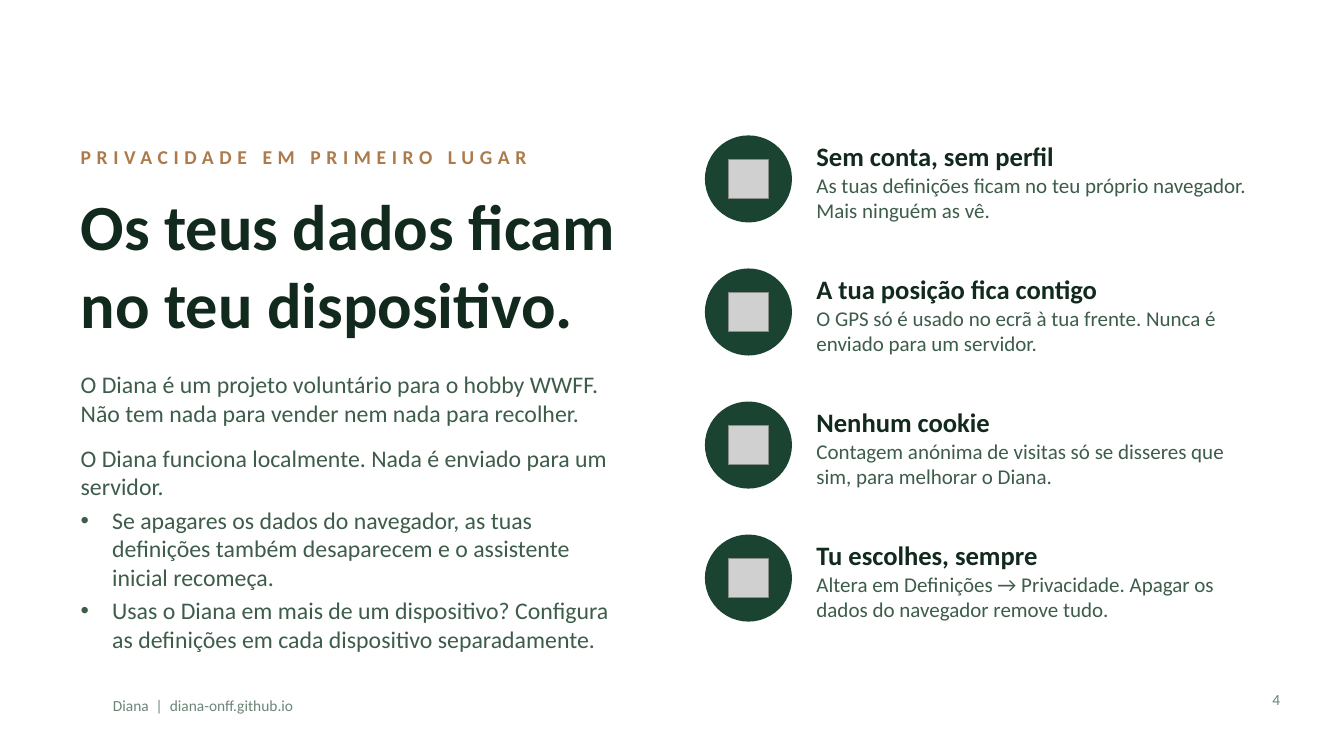
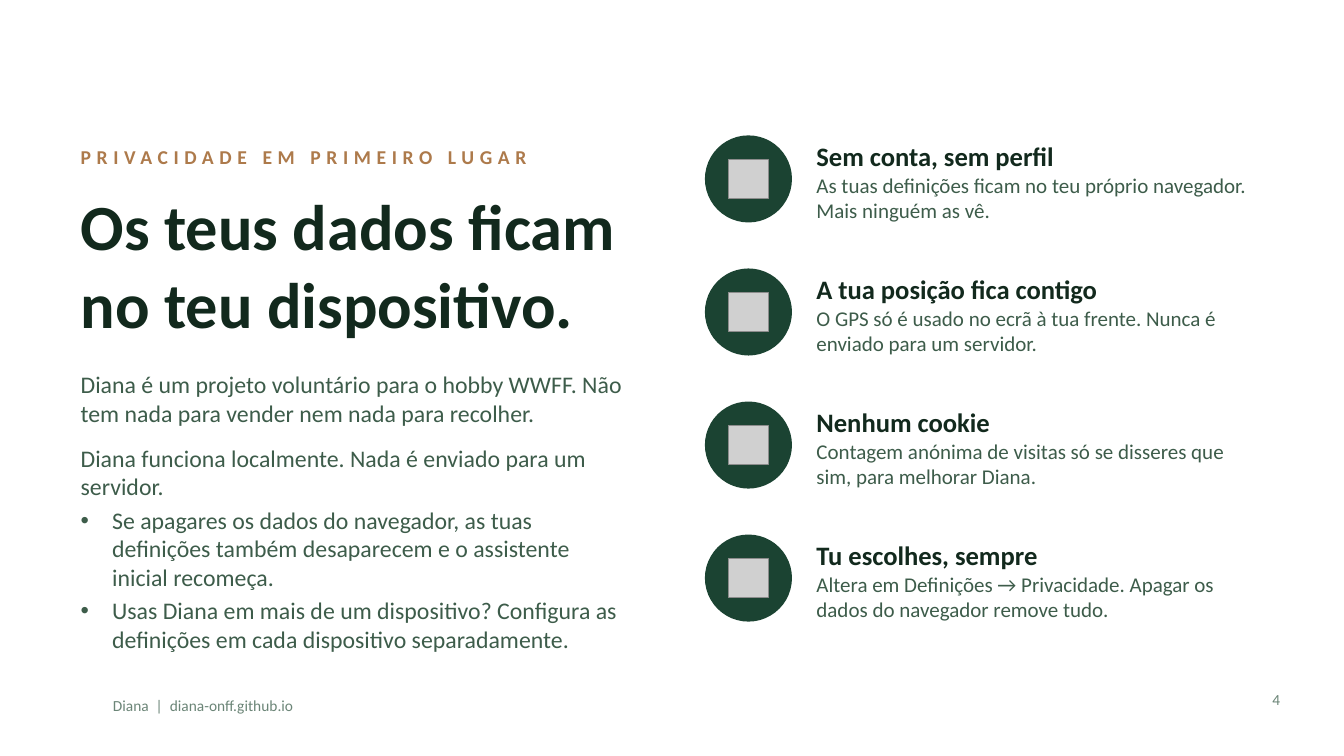
Before and after one commit to diana-onff/diana-onff.github.io, a slide deck: slide 4 of docs/Diana_FaunaFlora_Presentation_PT.pptx. Drawn at 1344x756 pixels with LibreOffice and Linux fonts; fonts in the diff are those of the drawing; grey boxes stand for pictures; background and template pictures are left out. Boxes give left, top, right and bottom in pixels: in the first picture for what was removed or moved away, otherwise in the second. Text is boxed around its words. In the diff, an @@ line names an element or a change of style, - is before the commit and + after.

```diff
--- a/docs/Diana_FaunaFlora_Presentation_PT.pptx
+++ b/docs/Diana_FaunaFlora_Presentation_PT.pptx
@@ text at (81,376,621,495): text changed @@
-O Diana é um projeto voluntário para o hobby WWFF. Não tem nada para vender nem nada para recolher.
-O Diana funciona localmente. Nada é enviado para um servidor.
+Diana é um projeto voluntário para o hobby WWFF. Não tem nada para vender nem nada para recolher.
+Diana funciona localmente. Nada é enviado para um servidor.
@@ text at (816,444,1223,488): text changed @@
-Contagem anónima de visitas só se disseres que sim, para melhorar o Diana.
+Contagem anónima de visitas só se disseres que sim, para melhorar Diana.
@@ text at (112,602,617,652): text changed @@
-• Usas o Diana em mais de um dispositivo? Configura as definições em cada dispositivo separadamente.
+• Usas Diana em mais de um dispositivo? Configura as definições em cada dispositivo separadamente.
```
Also in this commit, not shown: 12 other slides changed.
